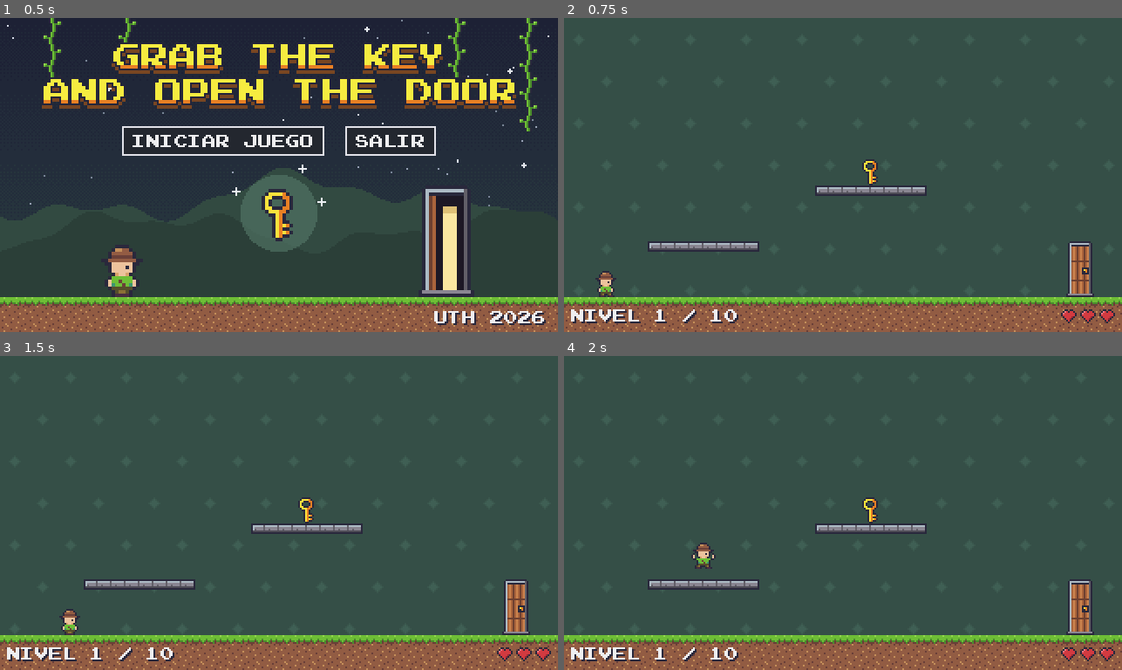
Above: before the commit, frames 1-4 (two rows, left to right).
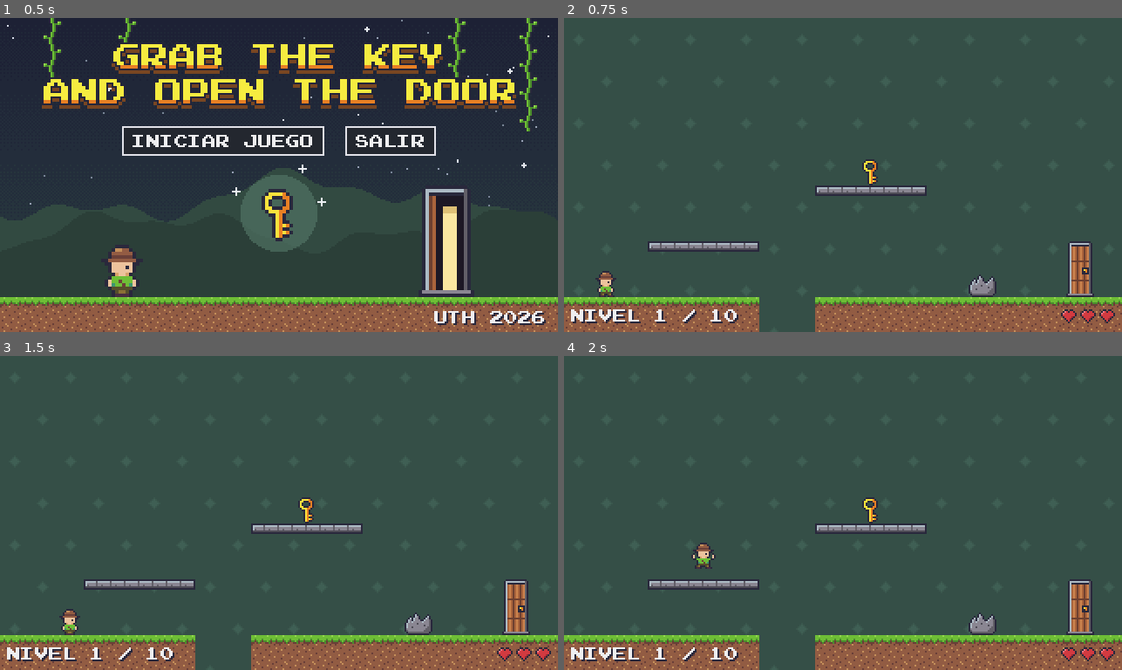
Above: after the commit, the same moments.

Repository: AntOnionPro/grab-the-key-and-open-the-door
Game: Godot game, scene res://menu/menu.tscn
Two runs of this game, one before a commit and one after it. Both use one fixed random seed, a clock stepped at 60 frames per second and the inputs below.
Inputs:
- Up to frame 1 (0.5 s): no input
- Up to frame 2 (0.75 s): click "INICIAR JUEGO" at 0.5 s
- Up to frame 3 (1.5 s): tap Enter at 1.25 s; hold Right (derecha) from 1.28 s (still down)
- Up to frame 4 (2 s): keep holding Right (derecha); tap Space (saltar) at 1.52 s

Frame 1 is identical in both runs. In frame 2, 1.4% of the frame differs, in the area x 35-78%, y 81-100%; in frame 3, 1.4%; in frame 4, 1.4%.

Commit message:
feat(player): agregar hueco y piedra a la escena de prueba
Branch: feat/3-player-corazones-dano-reaparicion
Fixes: #3

Diff:
--- a/grab-the-key-and-open-the-door/pruebas/escena_prueba.tscn
+++ b/grab-the-key-and-open-the-door/pruebas/escena_prueba.tscn
@@ -6,6 +6,7 @@
 [ext_resource type="PackedScene" path="res://llave/llave.tscn" id="4_llave"]
 [ext_resource type="PackedScene" path="res://jugador/jugador.tscn" id="5_jugador"]
 [ext_resource type="PackedScene" path="res://hud/hud.tscn" id="6_hud"]
+[ext_resource type="PackedScene" path="res://obstaculos/piedra.tscn" id="7_piedra"]
 
 [sub_resource type="RectangleShape2D" id="RectangleShape2D_pared"]
 size = Vector2(16, 180)
@@ -20,7 +21,7 @@
 stretch_mode = 1
 
 [node name="Terreno" type="TileMapLayer" parent="."]
-tile_map_data = PackedByteArray("AAAAAAoAAAAAAAAAAAAAAAsAAAA …(160 unchanged characters)… BAAAAAAAGAAoAAAAAAAAAAAAGAAsAAAABAAAAAAAHAAoAAAAAAAAAAAAHAAsAAAABAAAAAAAIAAoAAAAAAAAAAAAIAAsAAAABAAAAAAAJAAoAAAAAAAAAAAAJAAsAAAABAAAAAAAKAAoAAAA …(443 unchanged characters)…
+tile_map_data = PackedByteArray("AAAAAAoAAAAAAAAAAAAAAAsAAAA …(160 unchanged characters)… BAAAAAAAGAAoAAAAAAAAAAAAGAAsAAAABAAAAAAAJAAoAAAAAAAAAAAAJAAsAAAABAAAAAAAKAAoAAAA …(443 unchanged characters)…
 tile_set = ExtResource("2_tiles")
 
 [node name="ParedIzquierda" type="StaticBody2D" parent="."]
@@ -41,6 +42,9 @@
 [node name="Llave" parent="." instance=ExtResource("4_llave")]
 position = Vector2(176, 88)
 
+[node name="Piedra" parent="." instance=ExtResource("7_piedra")]
+position = Vector2(240, 160)
+
 [node name="Jugador" parent="." instance=ExtResource("5_jugador")]
 position = Vector2(24, 160)
 
